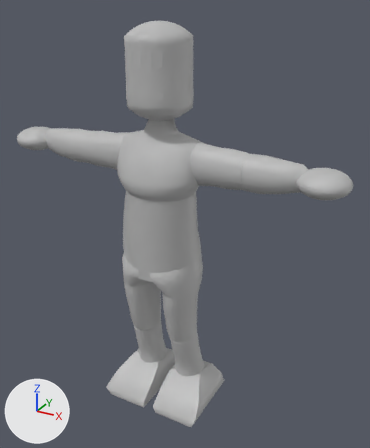
Renders of the FBX model Tower Defense/Assets/Models/Rigs/EnemyRig.fbx from each side of a commit.
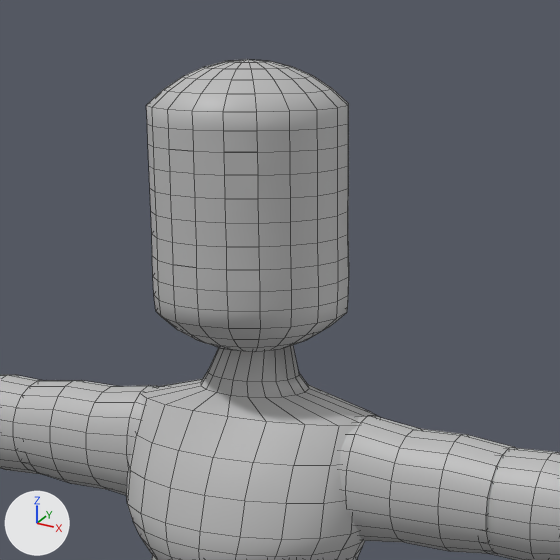
Old and new are each drawn whole from a 50 mm camera at (0.247, -0.403, 0.42) aimed at (0.018, 0.014, 0.211) and again close up on the part from 20% to 72% of the width and 0% to 43% of the height. Lighting does not change. The marker at lower left points along +X, +Y and +Z. The close-ups show mesh edges as thin lines. Where no turn or scale is listed for an object, it has been applied to the vertices.

The older version as bpy lines, for what is in view:
```python
me_mesh_001 = bpy.data.meshes.new('Mesh.001')
me_mesh_001.from_pydata(...)  # 242 vertices, 260 faces; spans x -0.0447..0.0447, y -0.0348..0.026, z -0.0431..0.0431
me_mesh_001.materials.append(mat_lambert1)  # grey #bcbcbc
me_mesh_003 = bpy.data.meshes.new('Mesh.003')
me_mesh_003.from_pydata(...)  # 102 vertices, 120 faces; spans x 0.2032..0.2716, y -0.015..0.015, z -0.017..0.0171
me_mesh_003.materials.append(mat_lambert1)  # grey #bcbcbc
me_mesh_014 = bpy.data.meshes.new('Mesh.014')
me_mesh_014.from_pydata(...)  # 382 vertices, 393 faces; spans x -0.72..0.72, y -1.0..1.0, z -0.72..0.72
me_mesh_014.materials.append(mat_lambert1)  # grey #bcbcbc
ob_leftforearm = bpy.data.objects.new('LeftForeArm', me_mesh_003)
ob_leftforearm.location = (-0.1187, 0.0, 0.2808)
ob_polysurface1 = bpy.data.objects.new('polySurface1', me_mesh_014)
ob_polysurface1.location = (0.0, 0.0, 0.3603)
ob_polysurface1.rotation_euler = (1.571, 0.0, 0.0)  # degrees (90, 0, 0)
ob_polysurface1.scale = (0.0425, 0.0425, 0.0425)
ob_upperabdomen = bpy.data.objects.new('UpperAbdomen', me_mesh_001)
ob_upperabdomen.location = (0.0, 0.0, 0.2779)
# also in view: 'polySurface2' at (0.004, -0.028, 0.344); 'RightForeArm' at (-0.119, 0.0, 0.281); 'RightArm' at (-0.057, 0.0, 0.281); 'polySurface3' at (-0.005, -0.029, 0.373); 'LeftArm' at (0.057, 0.0, 0.281)
```
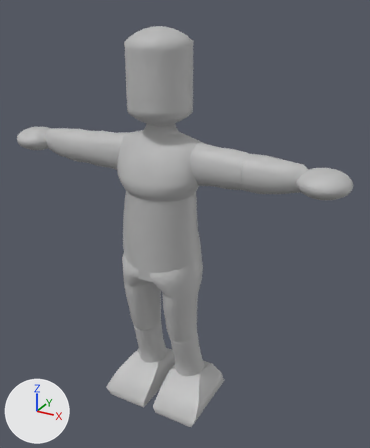
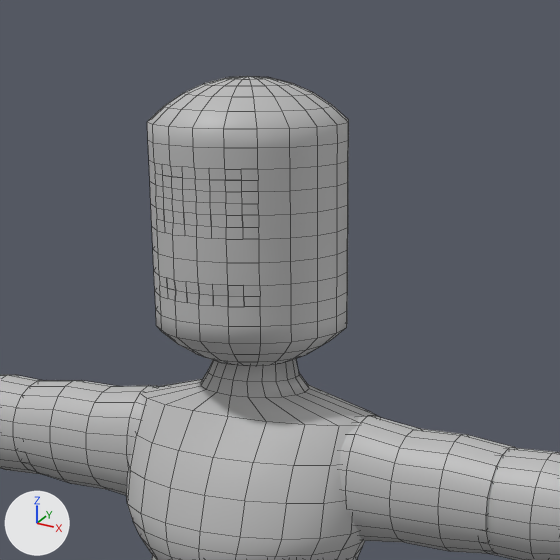
Boxes (x1, y1, x2, y2) around the edits, measured in the close-ups (560 x 560 px):
```json
{"object": "polySurface1", "change": "reshaped, moved", "before": [146, 59, 349, 351], "after": [147, 76, 349, 366]}
{"part": 1, "of": "me_mesh_014", "change": "built on", "before": [152, 245, 349, 328], "after": [149, 143, 348, 344]}
{"object": "polySurface2", "change": "unchanged, covered by the edit", "before": [173, 265, 260, 292]}
{"object": "polySurface4", "change": "unchanged, covered by the edit", "before": [224, 152, 258, 199]}
{"object": "LeftEye", "change": "unchanged, uncovered by the edit", "after": [210, 180, 243, 227]}
```

Scene script edits in JSON lines:
```json
{"block": "me_mesh_014", "where": "# used by ob_polysurface1; location = (0.0, 0.0, 0.3603); rotation_euler = (1.571, 0.0, 0.0), in degrees (90, 0, 0); scale = (0.0425, 0.0425, 0.0425)"}
{"op": "remove", "block": "me_mesh_014", "code": "me_mesh_014.from_pydata(...)  # 382 vertices, 393 faces; spans x -0.72..0.72, y -1.0..1.0, z -0.72..0.72"}
{"op": "add", "block": "me_mesh_014", "code": "me_mesh_014.from_pydata(...)  # 436 vertices, 426 faces; spans x -0.71..0.71, y -1.0..1.0, z -0.71..0.71"}
{"block": "me_mesh_014", "change": "me_mesh_014 part 1"}
{"block": "me_mesh_014", "change": "12 vertices are removed from x -0.42..0.42, y -0.45..0.31, z -0.72..0.72"}
{"block": "me_mesh_014", "change": "47 faces are deleted"}
{"block": "me_mesh_014", "change": "9 vertices in x 0.58..0.72, y -0.59..-0.45, z -0.42..0.42 move by (-0.01, 0.0, 0.0)"}
{"block": "me_mesh_014", "change": "9 vertices in x -0.72..-0.58, y -0.59..-0.45, z -0.42..0.42 move by (0.01, 0.0, 0.0)"}
{"block": "me_mesh_014", "change": "7 vertices in x -0.42..0.42, y -0.59..-0.45, z 0.58..0.68 move by (0.0, 0.0, -0.01)"}
{"block": "me_mesh_014", "change": "6 vertices in x -0.42..0.42, y -0.59..-0.45, z -0.68..-0.58 move by (0.0, 0.0, 0.01)"}
{"block": "me_mesh_014", "change": "6 vertices move from x -0.71..0.71, y -0.59..0.31, z -0.71..0.71 to x -0.71..0.71, y -0.59..0.38, z -0.71..0.71"}
{"block": "me_mesh_014", "change": "12 vertices are added at x -0.32..0.32, y -0.45..0.38, z -0.7..0.67"}
{"block": "me_mesh_014", "change": "6 new vertices lie (0.0, 0.07, 0.0) away from vertices in x -0.42..0.42, y -0.45..0.31, z -0.68..-0.57"}
{"block": "me_mesh_014", "change": "7 new vertices lie (-0.1, 0.0, -0.05) away from vertices in x 0.42, y -0.31..0.45, z -0.58..-0.57"}
{"block": "me_mesh_014", "change": "7 new vertices lie (0.1, 0.0, -0.05) away from vertices in x -0.42, y -0.31..0.45, z -0.58..-0.57"}
{"block": "me_mesh_014", "change": "7 new vertices lie (0.0, 0.08, 0.0) away from vertices in x -0.42..0.42, y 0.0..0.16, z -0.71..-0.57"}
{"block": "me_mesh_014", "change": "5 new vertices lie (0.0, 0.14, 0.0) away from vertices in x -0.42..0.42, y -0.59, z -0.71..0.71"}
{"block": "me_mesh_014", "change": "5 new vertices lie (0.0, 0.07, 0.0) away from vertices in x -0.42..0.42, y -0.45..0.16, z -0.7..-0.57"}
{"block": "me_mesh_014", "change": "6 new vertices lie (-0.11, 0.0, -0.02) away from vertices in x 0.22, y -0.45..0.45, z -0.68..-0.67"}
{"block": "me_mesh_014", "change": "6 new vertices lie (0.11, 0.0, -0.02) away from vertices in x -0.22, y -0.45..0.45, z -0.68..-0.67"}
{"block": "me_mesh_014", "change": "5 new vertices lie (0.0, -0.07, 0.0) away from vertices in x -0.32..0.32, y -0.31..0.45, z -0.71..-0.62"}
{"block": "me_mesh_014", "change": "80 new faces join them"}
{"op": "set", "path": "ob_polysurface1.location", "old": "(0.0, 0.0, 0.3603)", "new": "(0.0, 0.0, 0.3558)"}
```
